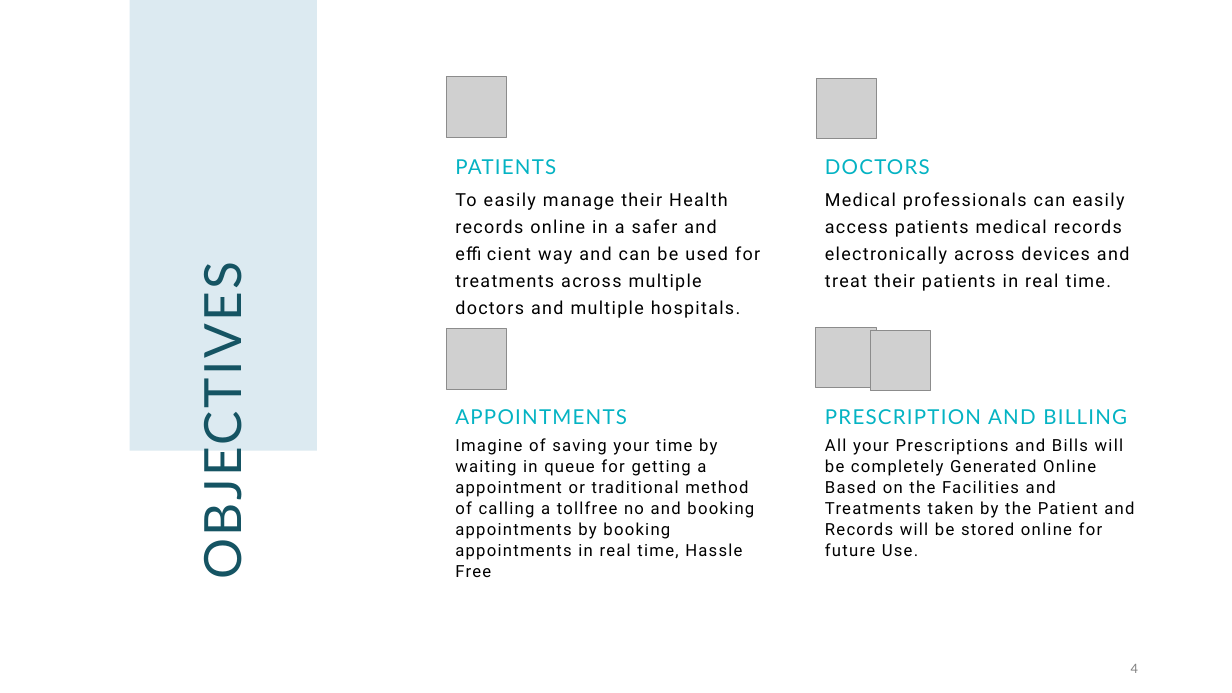
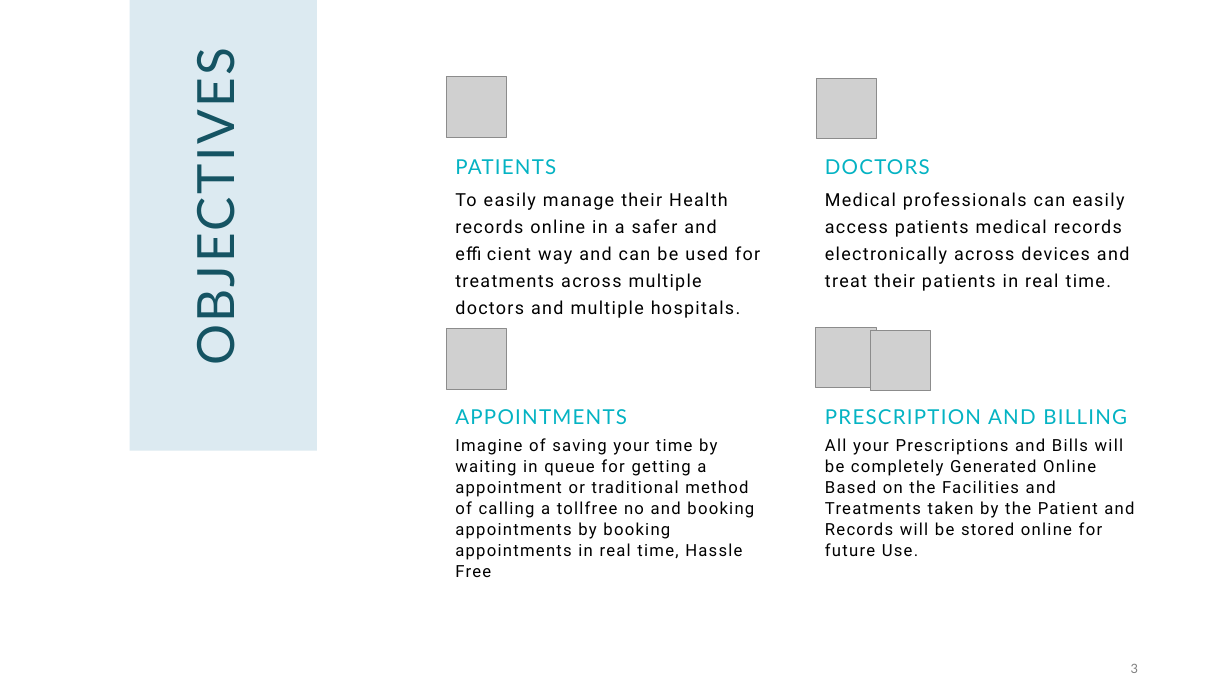
Before and after one commit to vishalezhumalai/HMS, a slide deck: slide 3 of Hospital Management.pptx (slide 4 before the commit). Drawn at 1232x693 pixels with LibreOffice and Linux fonts; fonts in the diff are those of the drawing; grey boxes stand for pictures. Boxes give left, top, right and bottom in pixels: in the first picture for what was removed or moved away, otherwise in the second. Text is boxed around its words. In the diff, an @@ line names an element or a change of style, - is before the commit and + after.

```diff
--- a/Hospital Management.pptx
+++ b/Hospital Management.pptx
@@ title "OBJECTIVES" moved from (x1=191, y1=293, x2=253, y2=570) to (x1=184, y1=79, x2=246, y2=356) @@
@@ page number at (x1=1131, y1=664, x2=1138, y2=673): text changed @@
-4
+3
```
Also in this commit, not shown: 3 other slides changed, 1 slide removed.
